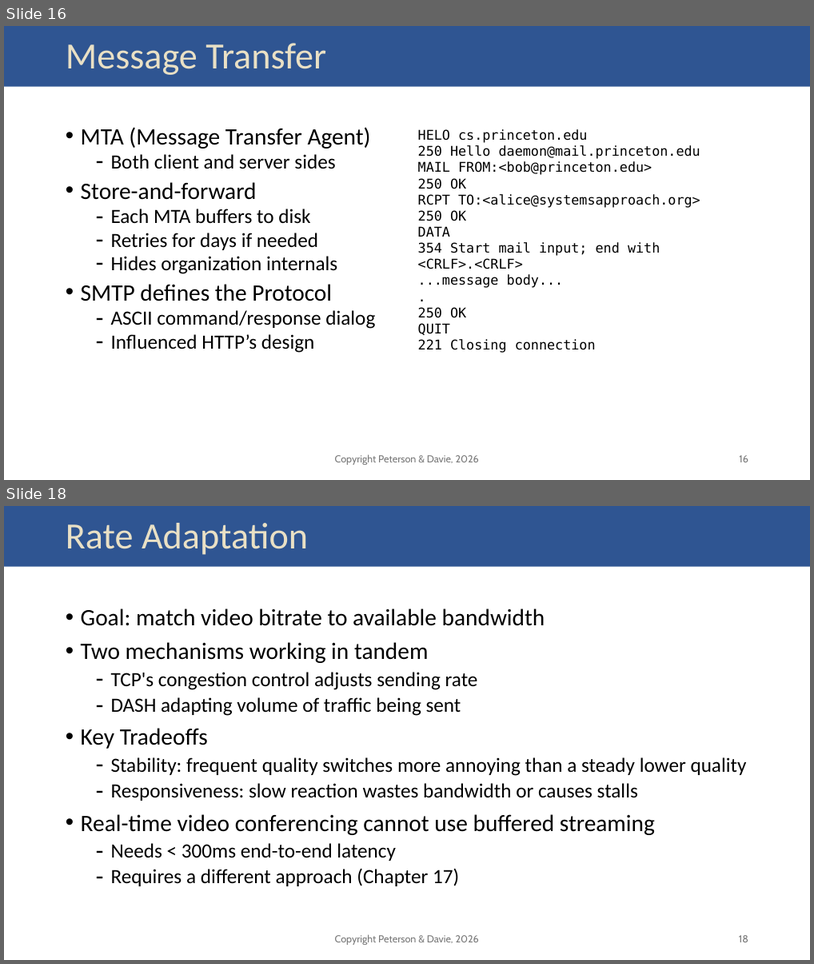
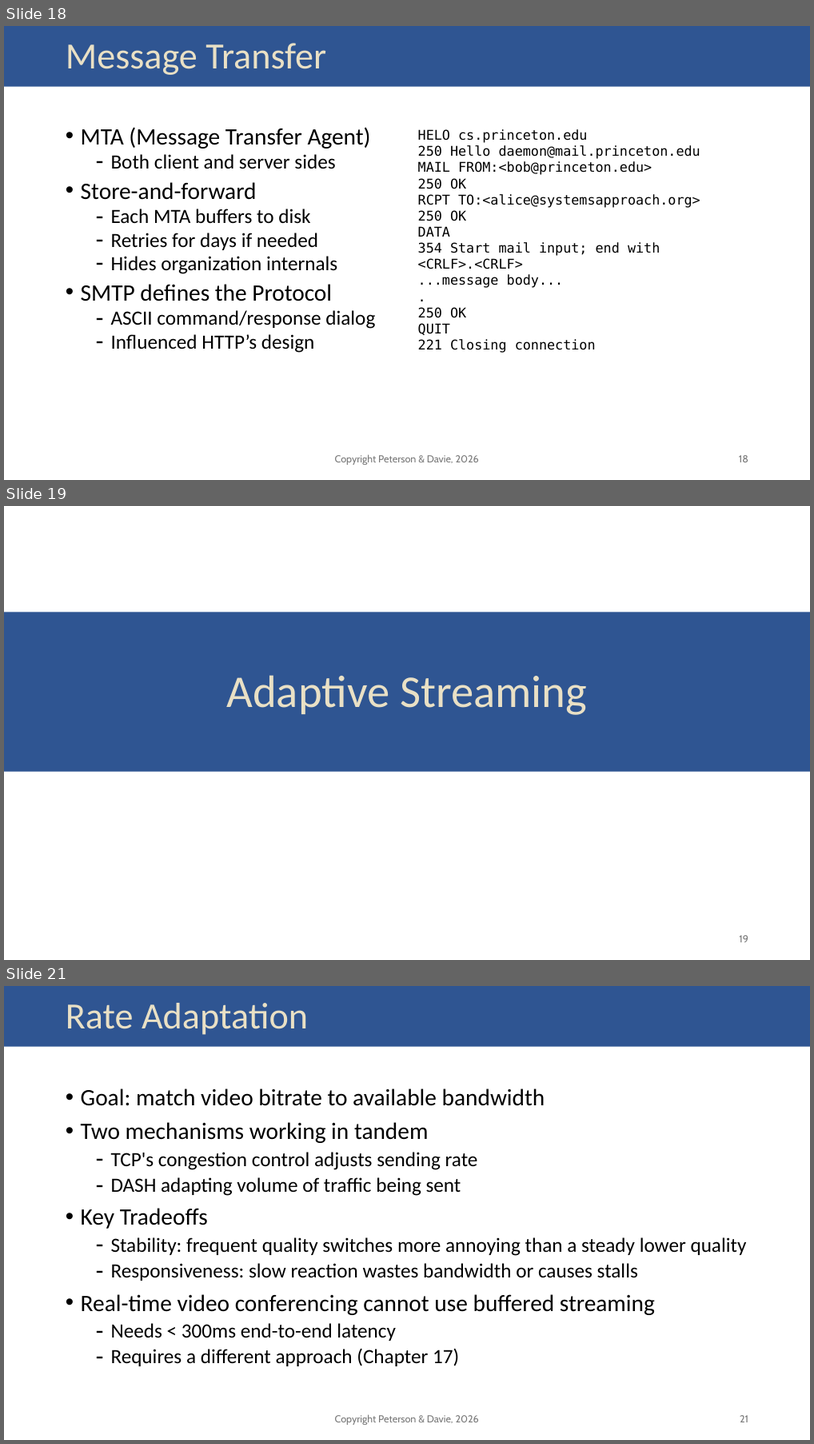
Before and after one commit to SystemsApproach/7E, a slide deck: resources/slides/02_applications.pptx. Shown one above the other, each under a label of ours: slides 16 and 18 before the commit, slides 18, 19 and 21 after it; the slides between them are not shown. The pictures are 814x964 and 814x1444 pixels, drawn with LibreOffice and Linux fonts; fonts in the diff are those of the drawing. Boxes give left, top, right and bottom in pixels: in the first picture for what was removed or moved away, otherwise in the second. Text is boxed around its words. In the diff, an @@ line names an element or a change of style, - is before the commit and + after.

```diff
--- a/resources/slides/02_applications.pptx
+++ b/resources/slides/02_applications.pptx
@@ slide 19 added at bbox=[4, 506, 810, 960], background #FFFFFF; not listed: 1 template element that a slide beside it also shows @@
@@ rectangle added at bbox=[4, 506, 810, 599], fill #FFFFFF @@
@@ rectangle added at bbox=[4, 612, 810, 772], fill #2F5592 @@
@@ title added at bbox=[226, 675, 587, 715], 54 pt, text #E9E0C5 @@
+Adaptive Streaming
@@ page number added at bbox=[739, 935, 749, 942], 12 pt, text #797979 @@
+19
@@ what was slide 16 is now slide 18 @@
@@ page number at bbox=[739, 455, 749, 462]: text changed @@
-16
+18
@@ what was slide 18 is now slide 21 @@
@@ page number at bbox=[740, 1415, 749, 1422]: text changed @@
-18
+21
```
Also in this commit, not shown: 4 slides changed, 2 other slides added, 5 other files.
